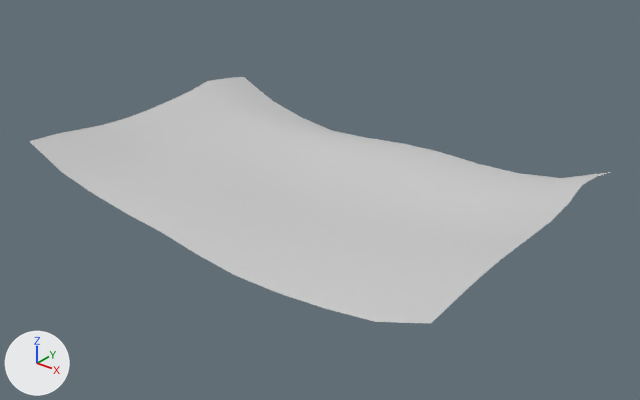
One commit to the FBX model Assets/Resources/Models/SolTerre.FBX: the scene before it, then after it.
Rendered twice from a 50 mm lens placed at (31.7, -40.6, 23.6), pointed at (0.9, -2.0, -0.3). The lights are fixed; the arrows at lower left show +X, +Y and +Z. Where no turn or scale is listed for an object, it has been applied to the vertices.

The first picture shows 'SolTerre'.
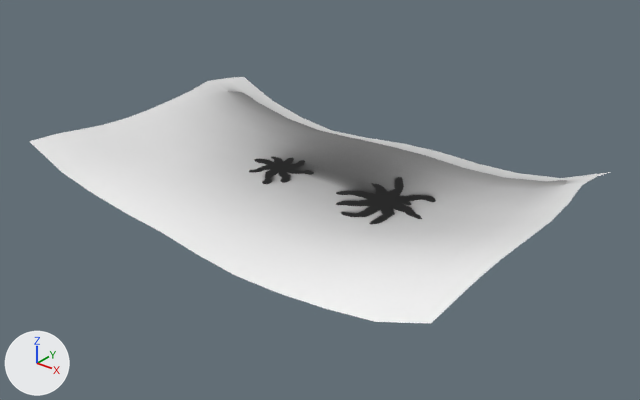
Pixel boxes [x1, y1, x2, y2] of what changed, in the pictures (640 x 400 px):
'SolTerre', recoloured (grey to white): [29, 77, 607, 324] in both

The change, as a diff of the scene's bpy script:
```diff
--- a/Assets/Resources/Models/SolTerre.FBX.py
+++ b/Assets/Resources/Models/SolTerre.FBX.py
@@ img_soldecor_png @@
+img_soldecor_png = load_image('SolDecor.png', '../Textures/SolDecor.png', 2048, 2048, 'sRGB')
@@ mat_soldecor @@
+mat_soldecor = principled_material('SolDecor')
+mat_soldecor.texture = img_soldecor_png
+mat_soldecor.roughness = 0.859
@@ me_mesh @@
 me_mesh.from_pydata(...)  # 121 vertices, 100 faces; spans x -15.0..15.0, y -11.8..8.2, z -0.4..2.6
-me_mesh.materials.append(mat_material__25)  # light grey #cacaca
+me_mesh.materials.append(mat_soldecor)  # picture img_soldecor_png
```
